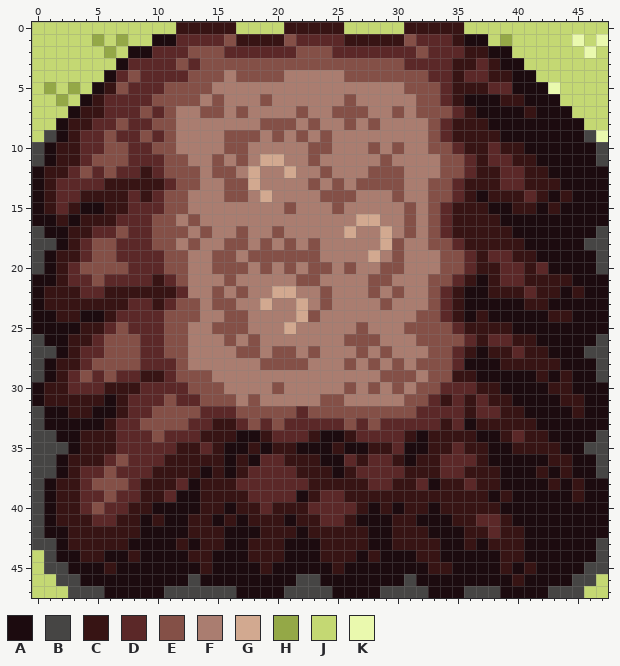
Pixel-art sprite, stored at images/tiles/new/hill.png. Above is the file before it was changed.
The file is 48x48 pixels.
Palette (. is transparent): A #1c0b0f  B #464544  C #371414  D #5b2828  E #845047  F #aa7d70  G #d2a990  H #94a847  J #c4d873  K #eaf9ae
After:
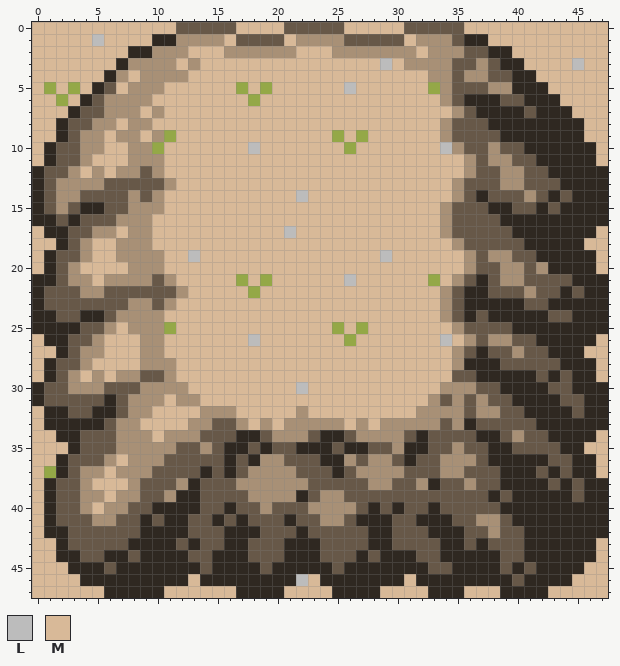
Colours new in this view: L #bcbcbc  M #d8b998
What changed:
colour A: #1c0b0f -> #2f2821
colour C: #371414 -> #675848
colour D: #5b2828 -> #a89076
y 0: x 0..11 JJJJJJJJJJJJ -> MMMMMMMMMMMM; x 17..20 JJJJ -> MMMM; x 26..30 JJJJJ -> MMMMM; x 36..47 JJJJJJJJJJJJ -> MMMMMMMMMMMM
y 1: x 0..9 JJJJJHJHJJ -> MMMMMLMMMM; x 16 E -> M; x 21 E -> M; x 31 E -> M; x 38..47 JHJJJJJKJK -> MMMMMMMMMM
y 2: x 0..7 JJJJJJHJ -> MMMMMMMM; x 13..15 EEE -> MMM; x 22..24 EEE -> MMM; x 32 E -> M; x 40..47 JJJJJJKJ -> MMMMMMMM
y 3: x 0..6 JJJJJJJ -> MMMMMMM; x 12 E -> M; x 14..30 EEEEEEEEEEEEEEEEE -> MMMMMMMMMMMMMMMLM; x 41..47 JJJJJJJ -> MMMMLMM
y 4: x 0..5 JJJJJJ -> MMMMMM; x 8 E -> M; x 13..32 EEEFEEEEFFFFFEEEEEEE -> MMMMMMMMMMMMMMMMMMMM; x 42..47 JJJJJJ -> MMMMMM
y 5: x 0 J -> M; x 2 J -> M; x 4 J -> M; x 7 E -> M; x 11..33 EEEEFFFFFFFFFFFFFFFFEEE -> MMMMMMHMHMMMMMMLMMMMMMH; x 43..47 KJJJJ -> MMMMM
y 6: x 0..1 JJ -> MM; x 3 J -> M; x 10..33 EEEEFEFFFEFFFFFFEFFFFFEE -> MMMMMMMMHMMMMMMMMMMMMMMM; x 44..47 JJJJ -> MMMM
y 7: x 0..2 JJJ -> MMM; x 9 E -> M; x 11..34 EFFEEFEFFFFEFFEEEFFEFEEE -> MMMMMMMMMMMMMMMMMMMMMMMM; x 45..47 JJJ -> MMM
y 8: x 0..1 JJ -> MM; x 7 E -> M; x 10..33 EEFFFFFFFEEEFEFFEFEFFFFE -> MMMMMMMMMMMMMMMMMMMMMMMM; x 46..47 JJ -> MM
y 9: x 0..1 JB -> MM; x 6 E -> M; x 9 E -> M; x 11..33 EFFFFEEEFEFEFEFFFFFFFFE -> HMMMMMMMMMMMMMHMHMMMMMM; x 46..47 BK -> MM
y 10: x 0 B -> M; x 6..7 EE -> MM; x 10..34 EEFFFFEEFFFFFEEFFFEFEFFEE -> HMMMMMMMLMMMMMMMHMMMMMMML; x 47 B -> M
y 11: x 0 B -> M; x 5..7 EEE -> MMM; x 11..35 EEFFEFEFGGFFEFFFFFEFFFFEE -> MMMMMMMMMMMMMMMMMMMMMMMMM; x 47 B -> M
y 12: x 4 E -> M; x 6 E -> M; x 11..35 EEEFEEFGFFGFFEFFFEEEFFFEE -> MMMMMMMMMMMMMMMMMMMMMMMMM
y 13: x 12..34 EEFFEEGFFFFEFEFEEEEFFEE -> MMMMMMMMMMMMMMMMMMMMMMM
y 14: x 11..34 EEFFFEEFGFFFFEEEFFFEFFEE -> MMMMMMMMMMMLMMMMMMMMMMMM
y 15: x 11..33 EEFFFFFFFFEFFFEFFFFFEFE -> MMMMMMMMMMMMMMMMMMMMMMM
y 16: x 10..33 EEFEFFFFFFFFFFFFFGGFFEFE -> MMMMMMMMMMMMMMMMMMMMMMMM
y 17: x 0 B -> M; x 7 E -> M; x 10..33 EEEFEFFEFFEFFFFFGFFGFEFE -> MMMMMMMMMMMLMMMMMMMMMMMM; x 47 B -> M
y 18: x 0..1 BB -> MM; x 5..6 EE -> MM; x 10..34 EEFEFFEEFEFEFEFFFFFGEFFEE -> MMMMMMMMMMMMMMMMMMMMMMMMM; x 46..47 BB -> MM
y 19: x 0 B -> M; x 5..6 EE -> MM; x 11..35 EEFFEEFEEEEEEFFFFGFEFFFEE -> MMLMMMMMMMMMMMMMMMLMMMMMM; x 47 B -> M
y 20: x 0 B -> M; x 4..7 EEEE -> MMMM; x 11..35 EEFFEEEFEFEFEEFEFFEEFFFEE -> MMMMMMMMMMMMMMMMMMMMMMMMM; x 47 B -> M
y 21: x 5 E -> M; x 12..34 EFFFEFFFFFEEFFFFEEFFFEE -> MMMMMHMHMMMMMMLMMMMMMHM
y 22: x 13..33 FFEFEFFGGFFEFFFEFEFFE -> MMMMMHMMMMMMMMMMMMMMM
y 23: x 12..33 EEFEEFFGFFGFEFFFFEFFFE -> MMMMMMMMMMMMMMMMMMMMMM
y 24: x 11..33 EEEFFEEFFFFGEFFFFFFFFEE -> MMMMMMMMMMMMMMMMMMMMMMM
y 25: x 7 E -> M; x 11..34 EEFFEEEFFFGFFFFFEFFFEEEE -> HMMMMMMMMMMMMMHMHMMMMMMM
y 26: x 0 B -> M; x 6..8 EEE -> MMM; x 11..35 EEFFFEFEFFFFFFFEEEFFFEEEE -> MMMMMMMLMMMMMMMHMMMMMMMLM; x 47 B -> M
y 27: x 0..1 BB -> MM; x 6..8 EEE -> MMM; x 11..34 EEFFFFEEFEEFEFFFEFEFFFEE -> MMMMMMMMMMMMMMMMMMMMMMMM; x 46..47 BB -> MM
y 28: x 0 B -> M; x 5..8 EEEE -> MMMM; x 12..34 EFFFFFFEEEEFFFEFEFEFEEE -> MMMMMMMMMMMMMMMMMMMMMMM; x 47 B -> M
y 29: x 0 B -> M; x 4 E -> M; x 6 E -> M; x 12..34 EEEFFFFFFFFFFFFFFEEEFEE -> MMMMMMMMMMMMMMMMMMMMMMM; x 47 B -> M
y 30: x 13..33 EEEFFFFEFFFFFEFEFEFEE -> MMMMMMMMMLMMMMMMMMMMM
y 31: x 11 E -> M; x 14..32 EEEFEFFFFFEEFFFFFEE -> MMMMMMMMMMMMMMMMMMM
y 32: x 0 B -> M; x 10..13 EEEE -> MMMM; x 17..21 EEEEE -> MMMMM; x 23..31 EEEEEEEEE -> MMMMMMMMM
y 33: x 0 B -> M; x 9..12 EEEE -> MMMM; x 18 E -> M; x 20 E -> M; x 26 E -> M; x 28 E -> M
y 34: x 0..1 BB -> MM; x 10 E -> M; x 47 B -> M
y 35: x 0..2 BBB -> MMM; x 46..47 BB -> MM
y 36: x 0..1 BB -> MM; x 7 E -> M; x 47 B -> M
y 37: x 0..1 BB -> MH; x 6 E -> M; x 47 B -> M
y 38: x 0 B -> M; x 5..7 EEE -> MMM
y 39: x 0 B -> M; x 6 E -> M
y 40: x 0 B -> M; x 5 E -> M
y 41..42: x 0 B -> M
y 43: x 0..1 BB -> MM; x 47 B -> M
y 44: x 0..1 JB -> MM; x 47 B -> M
y 45: x 0..2 JBB -> MMM; x 46..47 BB -> MM
y 46: x 0..3 JJBB -> MMMM; x 13 B -> M; x 22..23 BB -> LM; x 31 B -> M; x 45..47 BBJ -> MMM
y 47: x 0..5 JJJBBB -> MMMMMM; x 11..16 BBBBBB -> MMMMMM; x 21..24 BBBB -> MMMM; x 29..32 BBBB -> MMMM; x 36..38 BBB -> MMM; x 43..47 BBBJJ -> MMMMM
Where, in picture pixels (left, top, right, bottom), the same in both pictures:
changed: (32, 22, 608, 598)
